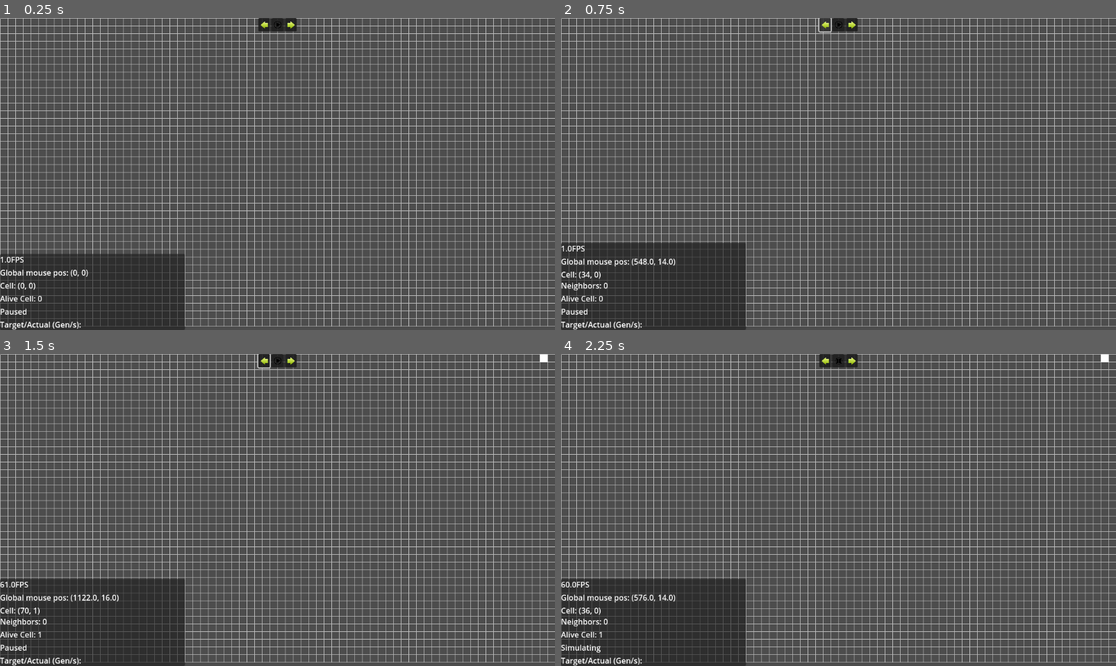
Above: before the commit, frames 1-4 (two rows, left to right).
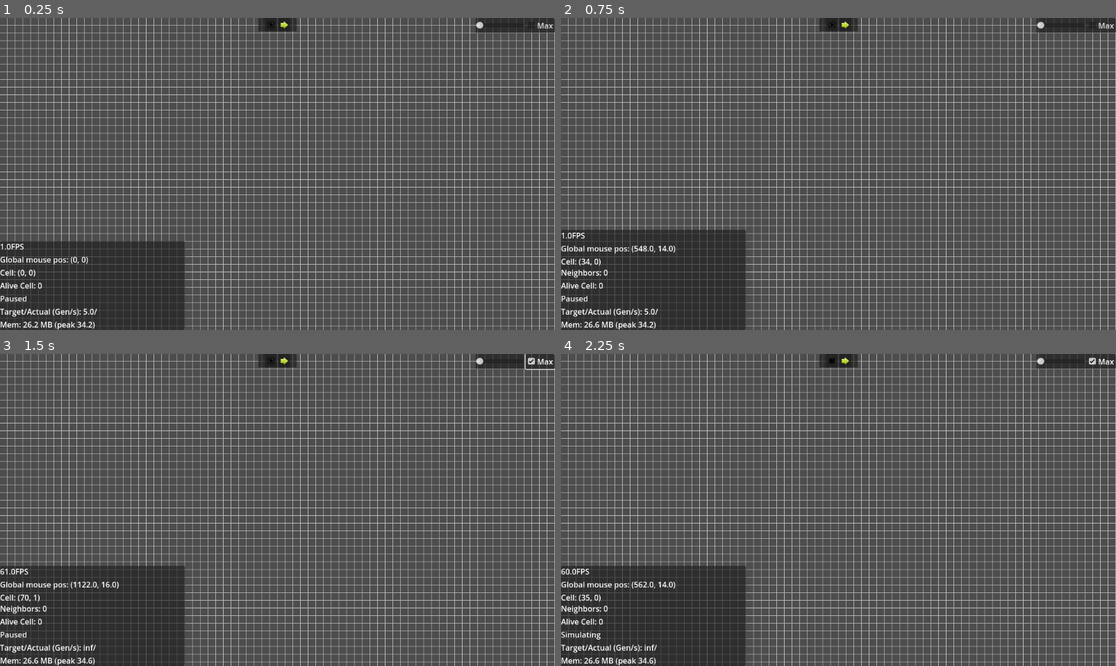
Above: after the commit, the same moments.

Repository: Eli410/Conways-game-of-life
Game: Godot game, scene res://scenes/game.tscn
Same seed, same stepped clock (60 frames per second), same inputs: the game is played once before the commit and once after it.
Inputs (mouse positions are in pixels of both pictures, inside the frame that each line leads up to; where the layout moved, square brackets give the same spot in the first picture):
- Up to frame 1 (0.25 s): no input
- Up to frame 2 (0.75 s): click (827, 24) at 0.52 s
- Up to frame 3 (1.5 s): click (538, 360) at 1.25 s, where only the run after the commit has a clickable "Max"
- Up to frame 4 (2.25 s): click (832, 360) [838, 360] at 2 s

The runs differ from the first frame. In frame 1, 28% of the frame differs, in the area x 0-100%, y 0-100%; in frame 2, 28%; in frame 3, 28%; in frame 4, 28%.

Commit message:
Base game finished
Added simulation speed, zooming, and infinite map

Diff:
--- a/conway's-game-of-life/scenes/game.tscn
+++ b/conway's-game-of-life/scenes/game.tscn
@@ -8,10 +8,10 @@
 [ext_resource type="Script" uid="uid://bc08sytabywop" path="res://scripts/cell_count.gd" id="4_p57ef"]
 [ext_resource type="Script" uid="uid://df0i0qyxg5163" path="res://scripts/state.gd" id="5_dinhu"]
 [ext_resource type="Script" uid="uid://bih0nlov045q" path="res://scripts/cell.gd" id="6_kvuet"]
-[ext_resource type="Texture2D" uid="uid://dsxg41mne3lgq" path="res://icons/prev.png" id="7_0tnpc"]
 [ext_resource type="Script" uid="uid://c1l70x4gnsvw8" path="res://scripts/h_box_container.gd" id="7_kvpfn"]
 [ext_resource type="Script" uid="uid://dldj6q4lyeoao" path="res://scripts/simulation_speed.gd" id="7_trtic"]
 [ext_resource type="Texture2D" uid="uid://bdyhltcecs6of" path="res://icons/play.png" id="7_u5sy4"]
+[ext_resource type="Script" uid="uid://b86otwnc44k6p" path="res://scripts/memory.gd" id="8_ir15t"]
 [ext_resource type="Texture2D" uid="uid://dchrem8skobgo" path="res://icons/pause.png" id="9_kvpfn"]
 [ext_resource type="Texture2D" uid="uid://bn4ej744tt4b2" path="res://icons/next.png" id="9_vtaks"]
 
@@ -77,6 +77,11 @@
 fit_content = true
 script = ExtResource("7_trtic")
 
+[node name="Memory" type="RichTextLabel" parent="DebugMenu/Control/PanelContainer/VBoxContainer"]
+layout_mode = 2
+fit_content = true
+script = ExtResource("8_ir15t")
+
 [node name="Camera2D" type="Camera2D" parent="."]
 unique_name_in_owner = true
 script = ExtResource("2_yqjtg")
@@ -110,10 +115,6 @@
 alignment = 1
 script = ExtResource("7_kvpfn")
 
-[node name="Previous" type="Button" parent="CanvasLayer/TopMenu/PanelContainer/HBoxContainer"]
-layout_mode = 2
-icon = ExtResource("7_0tnpc")
-
 [node name="Play" type="Button" parent="CanvasLayer/TopMenu/PanelContainer/HBoxContainer"]
 layout_mode = 2
 icon = ExtResource("7_u5sy4")
@@ -127,6 +128,41 @@
 layout_mode = 2
 icon = ExtResource("9_vtaks")
 
+[node name="CanvasLayer2" type="CanvasLayer" parent="."]
+
+[node name="Control" type="Control" parent="CanvasLayer2"]
+layout_mode = 3
+anchors_preset = 1
+anchor_left = 1.0
+anchor_right = 1.0
+grow_horizontal = 0
+
+[node name="PanelContainer2" type="PanelContainer" parent="CanvasLayer2/Control"]
+layout_mode = 1
+anchors_preset = 1
+anchor_left = 1.0
+anchor_right = 1.0
+offset_left = -165.0
+offset_bottom = 31.0
+grow_horizontal = 0
+
+[node name="HBoxContainer" type="HBoxContainer" parent="CanvasLayer2/Control/PanelContainer2"]
+layout_mode = 2
+
+[node name="SimSpeedSlider" type="HSlider" parent="CanvasLayer2/Control/PanelContainer2/HBoxContainer"]
+custom_minimum_size = Vector2(100, 0)
+layout_mode = 2
+size_flags_horizontal = 4
+size_flags_vertical = 4
+max_value = 1.0
+step = 0.02
+value = 0.02
+
+[node name="CheckBox" type="CheckBox" parent="CanvasLayer2/Control/PanelContainer2/HBoxContainer"]
+layout_mode = 2
+size_flags_vertical = 0
+text = "Max"
+
 [connection signal="pressed" from="CanvasLayer/TopMenu/PanelContainer/HBoxContainer/Play" to="DebugMenu/Control/PanelContainer/VBoxContainer/State" method="_on_play_pressed"]
 [connection signal="pressed" from="CanvasLayer/TopMenu/PanelContainer/HBoxContainer/Play" to="Board" method="_on_play_pressed"]
 [connection signal="pressed" from="CanvasLayer/TopMenu/PanelContainer/HBoxContainer/Play" to="CanvasLayer/TopMenu/PanelContainer/HBoxContainer" method="_on_play_pressed"]
@@ -134,3 +170,6 @@
 [connection signal="pressed" from="CanvasLayer/TopMenu/PanelContainer/HBoxContainer/Pause" to="Board" method="_on_pause_pressed"]
 [connection signal="pressed" from="CanvasLayer/TopMenu/PanelContainer/HBoxContainer/Pause" to="CanvasLayer/TopMenu/PanelContainer/HBoxContainer" method="_on_pause_pressed"]
 [connection signal="pressed" from="CanvasLayer/TopMenu/PanelContainer/HBoxContainer/Next" to="Board" method="_on_next_pressed"]
+[connection signal="drag_ended" from="CanvasLayer2/Control/PanelContainer2/HBoxContainer/SimSpeedSlider" to="Board" method="_on_sim_speed_slider_drag_ended"]
+[connection signal="value_changed" from="CanvasLayer2/Control/PanelContainer2/HBoxContainer/SimSpeedSlider" to="Board" method="_on_sim_speed_slider_value_changed"]
+[connection signal="toggled" from="CanvasLayer2/Control/PanelContainer2/HBoxContainer/CheckBox" to="Board" method="_on_check_box_toggled"]
--- a/conway's-game-of-life/scripts/board.gd
+++ b/conway's-game-of-life/scripts/board.gd
@@ -10,24 +10,47 @@
 var delay := 0.2
 
 signal cell_changed()
+signal zoom_changed()
 
 func _draw() -> void:
-	var w: int = get_viewport().size[0]
-	var h: int = get_viewport().size[1]
-
-	for x in range(w / cell_size + 1):
-		var px = x * cell_size
-		draw_line(Vector2(px, 0), Vector2(px, (h - h % cell_size)), grid_color, 1)
-	for y in range(h / cell_size + 1):
-		var py = y * cell_size
-		draw_line(Vector2(0, py), Vector2((w - w % cell_size), py), grid_color, 1)
+	draw_grid()
 
 	for pos : Vector2i in _painted.keys():
 		var c : Color = _painted[pos]
 		var rect = Rect2i(pos * cell_size, Vector2(cell_size, cell_size))
 		draw_rect(rect, c, true)
 
-	cell_changed.emit()
+func draw_grid():
+	var size_snapped = get_viewport().size.snapped(Vector2(cell_size, cell_size))
+	var w: int = int(size_snapped.x)
+	var h: int = int(size_snapped.y)
+
+	var top_left: Vector2i = Vector2i(camera_2d.call("get_top_left"))
+
+	# Align to the grid once, then draw using aligned bases
+	var base_x: int = top_left.x - (top_left.x % cell_size)
+	var base_y: int = top_left.y - (top_left.y % cell_size)
+	var x_lines: int = w / cell_size + 1
+	var y_lines: int = h / cell_size + 1
+
+	for x in range(x_lines):
+		var px: int = base_x + x * cell_size
+		draw_line(
+			Vector2(px, base_y),
+			Vector2(px, base_y + h),
+			grid_color, 1
+		)
+
+	for y in range(y_lines):
+		var py: int = base_y + y * cell_size
+		draw_line(
+			Vector2(base_x, py),
+			Vector2(base_x + w, py),
+			grid_color, 1
+		)
+
+	queue_redraw()
+
 
 func paint_cell(cell : Vector2i, color : Color) -> void:
 	_painted[cell] = color
@@ -37,13 +60,8 @@
 	_painted.erase(cell)
 	queue_redraw()
 
-func clear_all() -> void:
-	_painted.clear()
-	queue_redraw()
-
 func global_to_cell(pos: Vector2i):
 	return pos / cell_size
-	#return Vector2i((pos[0] / cell_size), (pos[1] / cell_size))
 
 func get_neighbors(pos: Vector2i):
 	const neighboring_squares := [
@@ -65,6 +83,15 @@
 		mode = "erase" if _painted.get(global_to_cell(get_global_mouse_position())) else "paint"
 	elif event is InputEventMouseButton and Input.is_action_just_released("mouse_left"):
 		mouse_left_hold = false
+	elif event is InputEventMouseButton and event.button_index == MOUSE_BUTTON_WHEEL_UP:
+		cell_size += 1
+		queue_redraw()
+		zoom_changed.emit()
+	elif event is InputEventMouseButton and event.button_index == MOUSE_BUTTON_WHEEL_DOWN:
+		cell_size -= 1
+		queue_redraw()
+		zoom_changed.emit()
+
 
 	if mouse_left_hold:
 		var curr_cell = global_to_cell(get_global_mouse_position())
@@ -97,6 +124,7 @@
 			next_gen[c] = Color.WHITE
 
 	_painted = next_gen
+	cell_changed.emit()
 
 func _on_next_pressed() -> void:
 	if not simulate:
@@ -119,4 +147,15 @@
 			await get_tree().process_frame
 
 func _ready() -> void:
+	Engine.max_fps = 0
+	DisplayServer.window_set_vsync_mode(DisplayServer.VSYNC_DISABLED)
+	camera_2d.camera_moved.connect(draw_grid)
 	run_simulation()
+
+func _on_sim_speed_slider_value_changed(value: float) -> void:
+	var rate := 1 * pow(300 / 1, value)
+	delay = 1.0 / rate
+
+func _on_check_box_toggled(toggled_on: bool) -> void:
+	if toggled_on:
+		delay = 0
--- a/conway's-game-of-life/scripts/camera_2d.gd
+++ b/conway's-game-of-life/scripts/camera_2d.gd
@@ -1,21 +1,35 @@
 extends Camera2D
+@onready var board: Node2D = %Board
 
-@export var drag_button: int = MOUSE_BUTTON_RIGHT
 var _dragging: bool = false
+var delta_accumulated : Vector2 = Vector2.ZERO
+
+signal camera_moved()
 
 func _input(event: InputEvent) -> void:
 	# When the drag button is pressed or released
-	if event is InputEventMouseButton and event.button_index == drag_button:
+	if event is InputEventMouseButton and event.button_index == MOUSE_BUTTON_RIGHT:
 		_dragging = event.pressed
 
 	# While the mouse moves and we're dragging, pan the camera
-	elif event is InputEventMouseMotion and _dragging:
+	elif _dragging and event is InputEventMouseMotion:
 		var delta = event.relative
-		# Move camera opposite to mouse movement
-		position -= delta
+		#if abs(delta[0]) >= 16 and abs(delta[1]) >= 16:
+		delta_accumulated += delta
+		if abs(delta_accumulated[0]) >= board.get('cell_size') or abs(delta_accumulated[1]) >= board.get('cell_size'):
+			position -= delta_accumulated.snapped(Vector2(board.get('cell_size'), board.get('cell_size')))
+			camera_moved.emit()
+			delta_accumulated = Vector2.ZERO
 
 func set_top_left(pos: Vector2):
 	position = pos + Vector2(get_viewport().size) / 2
 
+func set_center(pos: Vector2 = get_global_mouse_position()):
+	position = pos.snapped(Vector2(board.get('cell_size'), board.get('cell_size')))
+
+func get_top_left():
+	return global_position - Vector2(get_viewport().size) / 2
+
 func _ready() -> void:
-	set_top_left(Vector2(-1, -1))
+	set_top_left(Vector2(0, 0))
+	board.zoom_changed.connect(set_center)
--- /dev/null
+++ b/conway's-game-of-life/scripts/memory.gd
@@ -0,0 +1,5 @@
+extends RichTextLabel
+
+func _process(_d):
+	var mb = 1024.0 * 1024.0
+	text = "Mem: %.1f MB (peak %.1f)" % [Performance.get_monitor(Performance.MEMORY_STATIC)/mb, Performance.get_monitor(Performance.MEMORY_STATIC_MAX)/mb]
--- a/conway's-game-of-life/scripts/simulation_speed.gd
+++ b/conway's-game-of-life/scripts/simulation_speed.gd
@@ -1,6 +1,6 @@
 extends RichTextLabel
 @onready var board: Node2D = %Board
-var count := 0
+var count := 0.0
 
 func _ready() -> void:
 	board.cell_changed.connect(_on_count_changed)
@@ -14,9 +14,10 @@
 	while true:
 		if board.get('simulate'):
 			await get_tree().create_timer(1.0).timeout
-			var target = 1 / board.get('delay')
+			var target = round(1 / board.get('delay'))
 			text = "Target/Actual (Gen/s): " + str(target) + '/' + str(count)
 			count = 0
 		else:
-			text = "Target/Actual (Gen/s): "
+			var target = round(1 / board.get('delay'))
+			text = "Target/Actual (Gen/s): " + str(target) + "/"
 			await get_tree().process_frame
Not shown, added: conway's-game-of-life/scripts/memory.gd.uid
